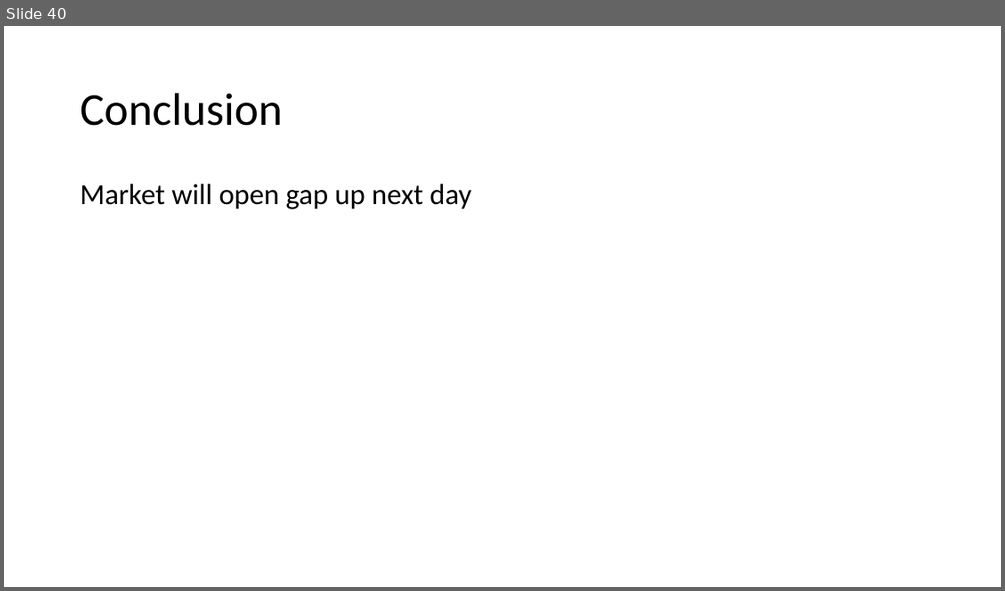
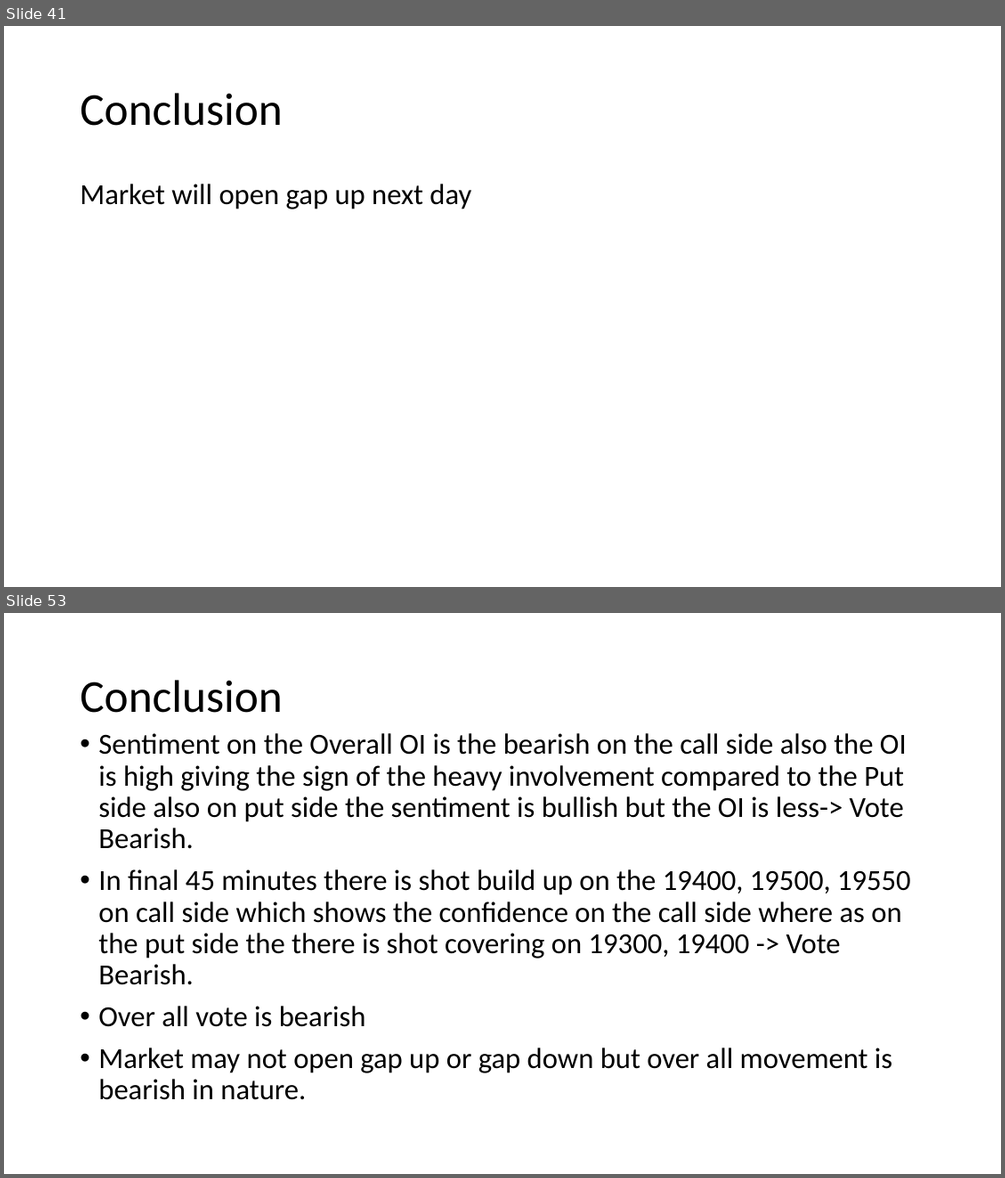
Before and after one commit to ashu433/Trading_codes, a slide deck: gap_up_and_gap_down.pptx. Shown one above the other, each under a label of ours: slide 40 before the commit, slides 41 and 53 after it; the slides between them are not shown. The pictures are 1005x591 and 1005x1178 pixels, drawn with LibreOffice and Linux fonts; fonts in the diff are those of the drawing. Boxes give left, top, right and bottom in pixels: in the first picture for what was removed or moved away, otherwise in the second. Text is boxed around its words. In the diff, an @@ line names an element or a change of style, - is before the commit and + after.

```diff
--- a/gap_up_and_gap_down.pptx
+++ b/gap_up_and_gap_down.pptx
@@ slide 53 added at bbox=[4, 613, 1001, 1174], background #FFFFFF @@
@@ title added at bbox=[80, 680, 283, 713], 44 pt, text #000000 @@
+Conclusion
@@ text added at bbox=[98, 733, 911, 1100], 28 pt, text #000000 @@
+• Sentiment on the Overall OI is the bearish on the call side also the OI is high giving the sign of the heavy involvement compared to the Put side also on put side the sentiment is bullish but the OI is less-> Vote Bearish.
+• In final 45 minutes there is shot build up on the 19400, 19500, 19550 on call side which shows the confidence on the call side where as on the put side the there is shot covering on 19300, 19400 -> Vote Bearish.
+• Over all vote is bearish
+• Market may not open gap up or gap down but over all movement is bearish in nature.
@@ what was slide 40 is now slide 41 @@
```
Also in this commit, not shown: 3 slides changed, 20 other slides added, 16 other files.
